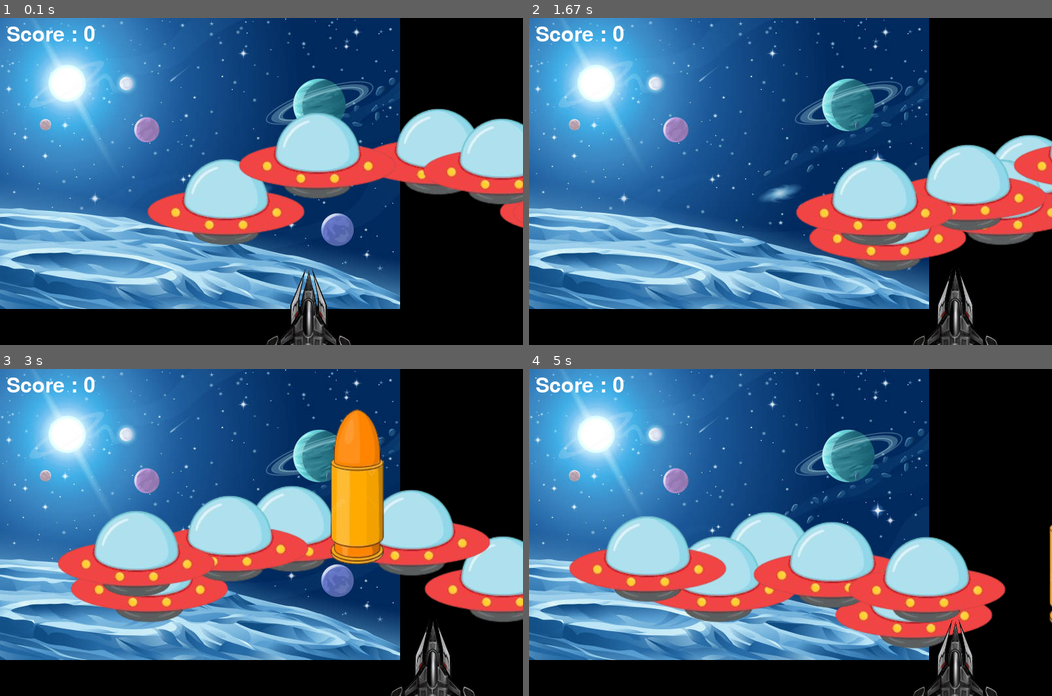
Above: before the commit, frames 1-4 (two rows, left to right).
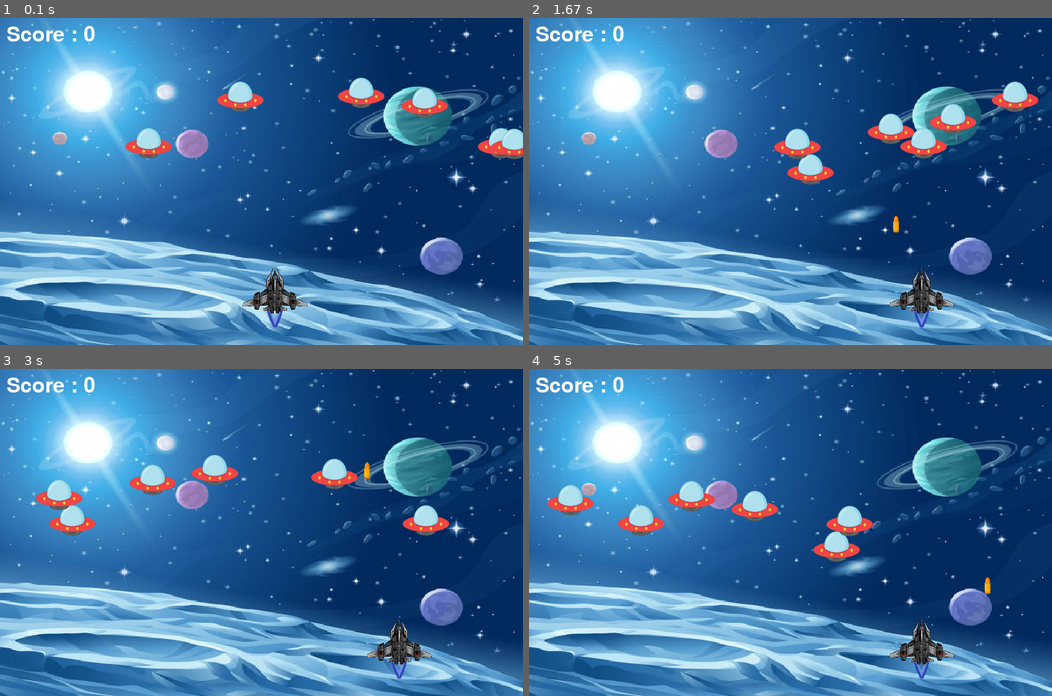
Above: after the commit, the same moments.

Repository: ArunavArjo/python
Game: pygame game, started from space invader/invader.py
Same seed, same stepped clock (60 frames per second), same inputs: the game is played once before the commit and once after it.
Inputs:
- Up to frame 1 (0.1 s): no input
- Up to frame 2 (1.67 s): hold Right 0.33-0.8 s; hold Right 0.83-1.3 s; tap Space at 0.9, 1.2, 1.4 s; hold Left from 1.33 s (still down)
- Up to frame 3 (3 s): tap Space at 1.7, 1.97, 2.27, 2.4, 2.7 s; release Left at 1.87 s; hold Left 1.9-2.3 s; hold Right 2.33-2.97 s
- Up to frame 4 (5 s): hold Left 3-3.47 s; tap Space at 3.07, 3.37, 3.57, 3.87, 4.07, 4.37, 4.57, 4.87 s; hold Right 3.5-3.97 s; hold Right 4-4.47 s; hold Left from 4.5 s (still down)

The runs differ from the first frame. In frame 1, 77% of the frame differs, in the area x 0-100%, y 0-100%; in frame 2, 78%; in frame 3, 82%; in frame 4, 82%.

Commit message:
NNN is tough

Diff:
--- /dev/null
+++ b/acp/heres the product.py
@@ -0,0 +1,48 @@
+import tkinter as tk
+from tkinter import messagebox
+
+def calculate_product():
+    """Reads numbers from the entry fields, calculates the product, and displays it."""
+    try:
+        # Get input from the entry fields and convert to floats
+        num1 = float(entry_num1.get())
+        num2 = float(entry_num2.get())
+
+        # Calculate the product
+        product = num1 * num2
+
+        # Display the result in the result label
+        label_result.config(text=f"Product: {product}")
+    except ValueError:
+        # Handle cases where the input is not a valid number
+        messagebox.showerror("Invalid Input", "Please enter valid numbers in both fields.")
+        label_result.config(text="Product: Error")
+
+# --- Set up the main application window ---
+root = tk.Tk()
+root.title("Product Calculator")
+root.geometry("300x200") # Set the initial window size
+
+# --- Create and place widgets ---
+# Label and Entry for the first number
+label_num1 = tk.Label(root, text="Enter first number:")
+label_num1.pack(pady=5)
+entry_num1 = tk.Entry(root)
+entry_num1.pack(pady=5)
+
+# Label and Entry for the second number
+label_num2 = tk.Label(root, text="Enter second number:")
+label_num2.pack(pady=5)
+entry_num2 = tk.Entry(root)
+entry_num2.pack(pady=5)
+
+# Button to trigger the calculation
+button_multiply = tk.Button(root, text="Calculate Product", command=calculate_product)
+button_multiply.pack(pady=10)
+
+# Label to display the result
+label_result = tk.Label(root, text="Product: ", font=("Helvetica", 12, "bold"))
+label_result.pack(pady=10)
+
+# --- Run the Tkinter event loop ---
+root.mainloop()
--- a/space invader/invader.py
+++ b/space invader/invader.py
@@ -12,7 +12,7 @@
 ENEMY_START_Y_MAX = 150
 ENEMY_SPEED_X = 4
 ENEMY_SPEED_Y = 40
-BULLET_SPEED_Y = 10
+BULLET_SPEED_Y = 2
 COLLISION_DISTANCE = 27
 
 
@@ -25,8 +25,8 @@
 
 
 # Background
-background = pygame.image.load('background.png')
-
+background1 = pygame.image.load('background.png')
+background = pygame.transform.scale(background1,(800,500))
 
 # Caption and Icon
 pygame.display.set_caption("Space Invader")
@@ -35,7 +35,8 @@
 
 
 # Player
-playerImg = pygame.image.load('plane.png')
+playerImg1 = pygame.image.load('plane.png')
+playerImg = pygame.transform.scale(playerImg1,(100,100))
 playerX = PLAYER_START_X
 playerY = PLAYER_START_Y
 playerX_change = 0
@@ -51,7 +52,8 @@
 
 
 for _i in range(num_of_enemies):
-    enemyImg.append(pygame.image.load('ufo.png'))
+    enemyImg.append(pygame.transform.scale((pygame.image.load('ufo.png')),(100,100)))
+
     enemyX.append(random.randint(0, SCREEN_WIDTH - 64))  # 64 is the size of the enemy
     enemyY.append(random.randint(ENEMY_START_Y_MIN, ENEMY_START_Y_MAX))
     enemyX_change.append(ENEMY_SPEED_X)
@@ -59,7 +61,8 @@
 
 
 # Bullet
-bulletImg = pygame.image.load('bullet.png')
+bulletImg1 = pygame.image.load('bullet.png')
+bulletImg = pygame.transform.scale(bulletImg1,(30,30))
 bulletX = 0
 bulletY = PLAYER_START_Y
 bulletX_change = 0
